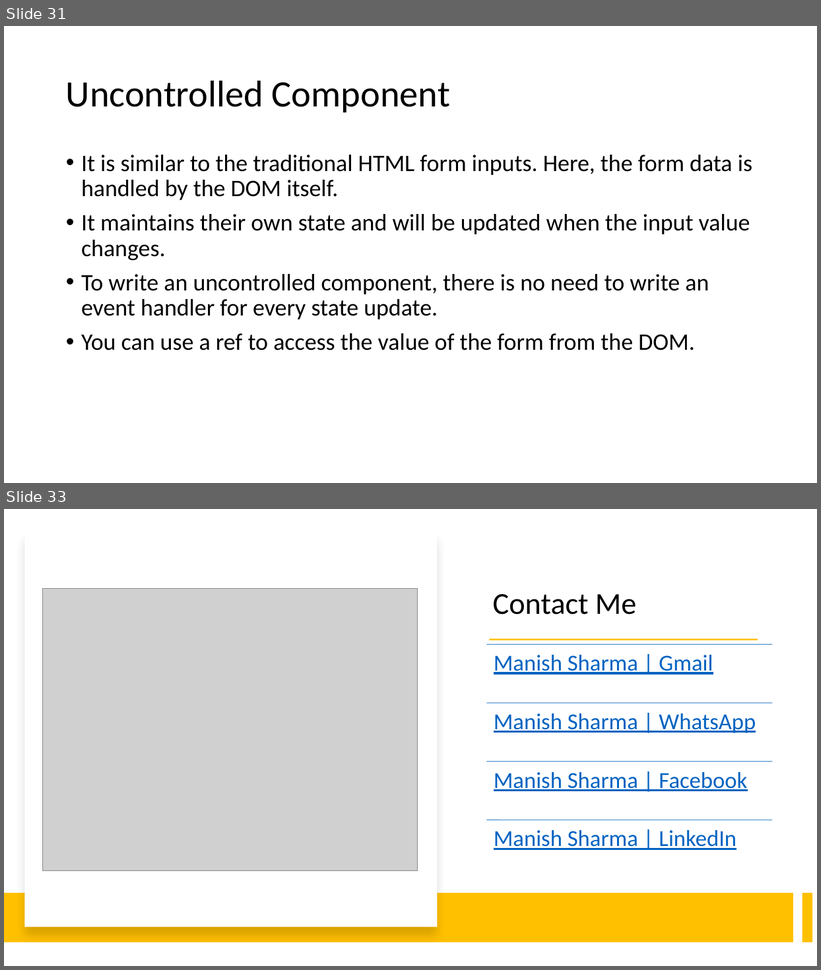
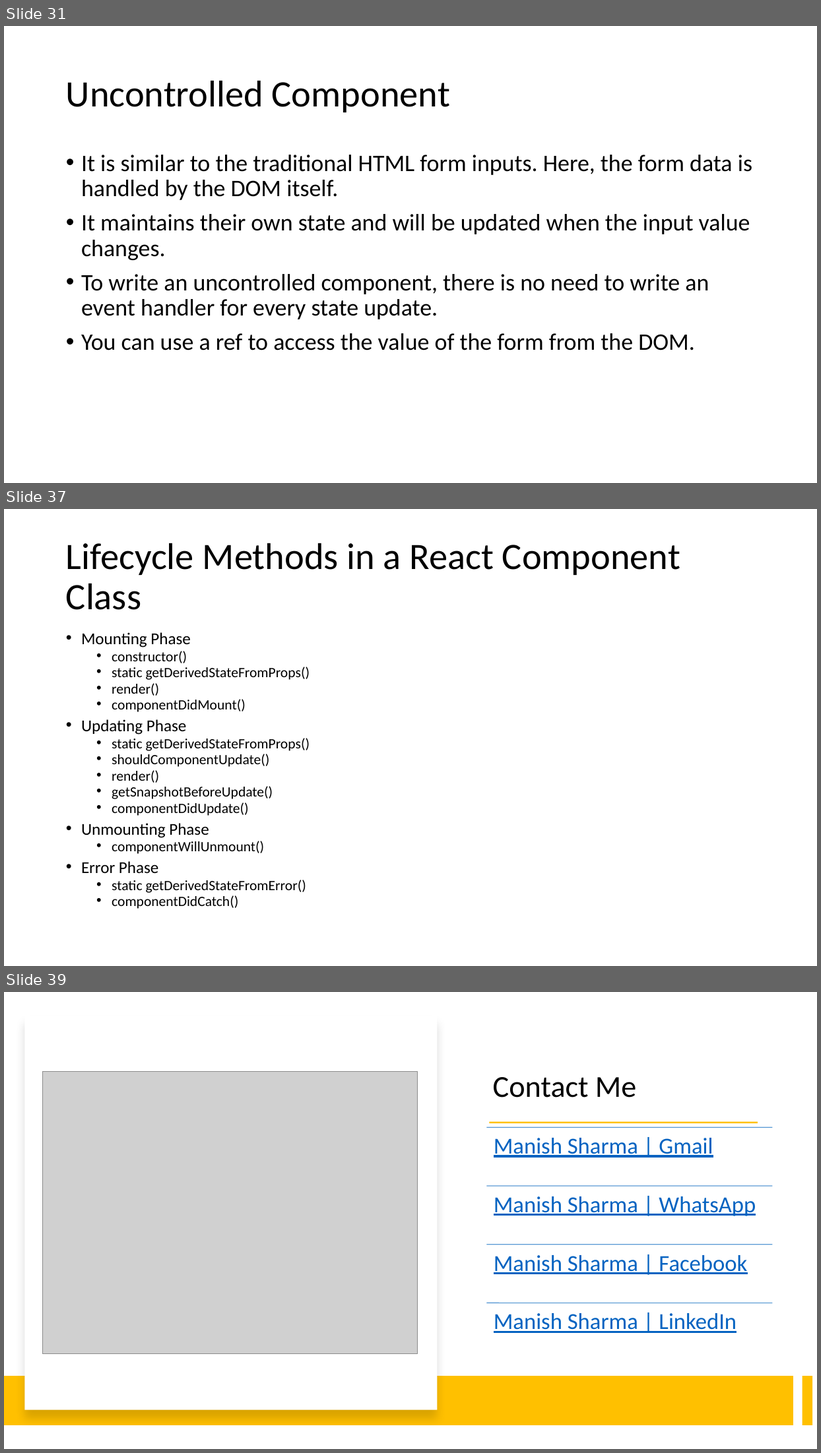
Before and after one commit to rath321/react-training-aug, a slide deck: Notes/React.pptx. Shown one above the other, each under a label of ours: slides 31 and 33 before the commit, slides 31, 37 and 39 after it; the slides between them are not shown. The pictures are 821x970 and 821x1453 pixels, drawn with LibreOffice and Linux fonts; fonts in the diff are those of the drawing; grey boxes stand for pictures. Boxes give left, top, right and bottom in pixels: in the first picture for what was removed or moved away, otherwise in the second. Text is boxed around its words. In the diff, an @@ line names an element or a change of style, - is before the commit and + after.

```diff
--- a/Notes/React.pptx
+++ b/Notes/React.pptx
@@ slide 37 added at bbox=[4, 509, 817, 966], background #FFFFFF @@
@@ title added at bbox=[66, 543, 680, 610], 44 pt, text #000000 @@
+Lifecycle Methods in a React Component Class
@@ text added at bbox=[81, 632, 310, 909], 16.8 pt, text #000000 @@
+• Mounting Phase
+  • constructor()
+  • static getDerivedStateFromProps()
+  • render()
+  • componentDidMount()
+• Updating Phase
+  • static getDerivedStateFromProps()
+  • shouldComponentUpdate()
+  • render()
+  • getSnapshotBeforeUpdate()
+  • componentDidUpdate()
+• Unmounting Phase
+  • componentWillUnmount()
+• Error Phase
+  • static getDerivedStateFromError()
+  • componentDidCatch()
@@ what was slide 33 is now slide 39 @@
```
Also in this commit, not shown: 5 other slides added, 2 other files.
